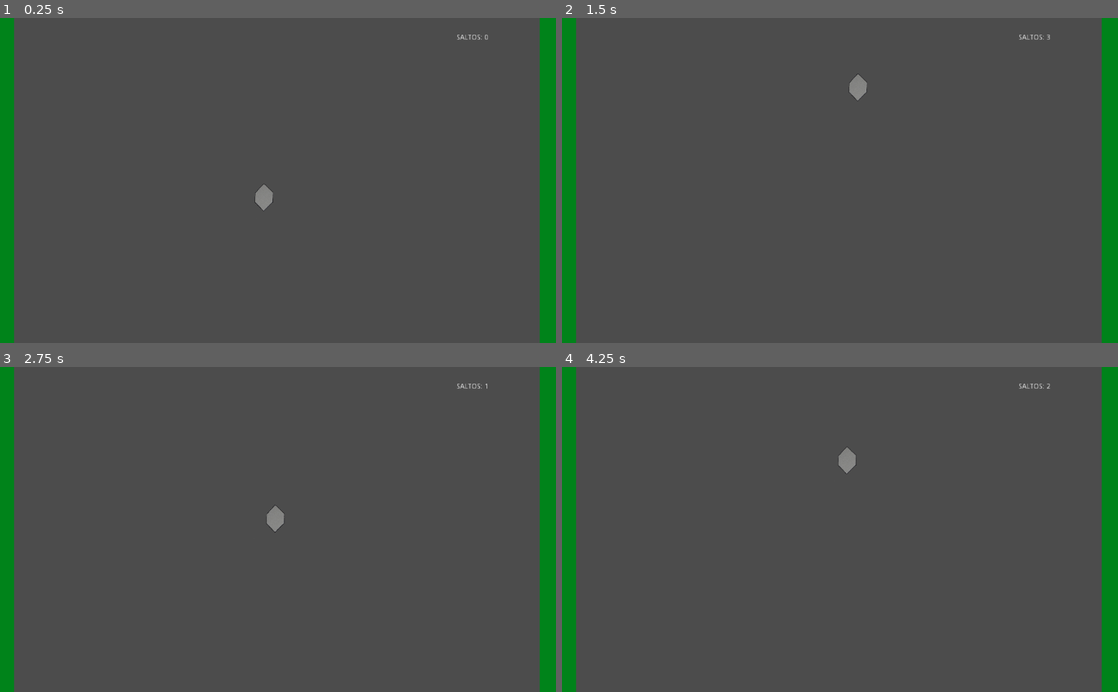
Above: before the commit, frames 1-4 (two rows, left to right).
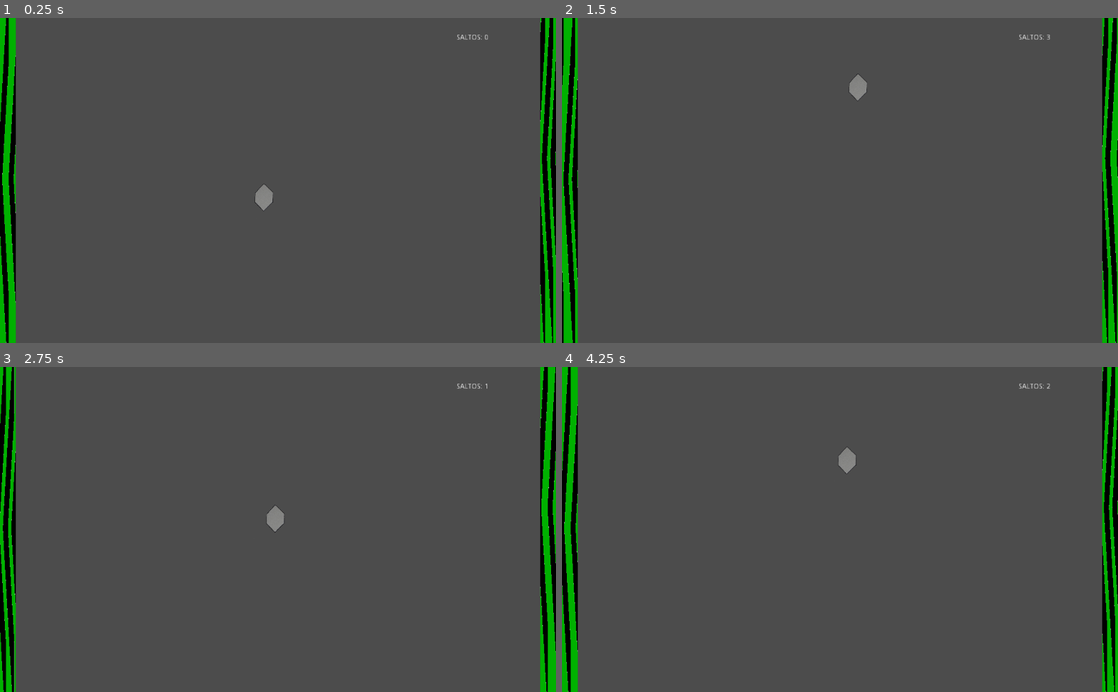
Above: after the commit, the same moments.

Repository: rustimacc/PROG3__TP05
Game: Godot game, scene res://Juego.tscn
Two runs of this game, one before a commit and one after it. Both use one fixed random seed, a clock stepped at 60 frames per second and the inputs below. The engine's default icon, where the game draws it, is replaced by a stand-in: a white triangle on a blue panel in a dark square.
Inputs (mouse positions are in pixels of both pictures, inside the frame that each line leads up to):
- Up to frame 1 (0.25 s): no input
- Up to frame 2 (1.5 s): move the mouse to (962, 164) at 0.52 s; tap R (reiniciar) at 0.6 s; click (962, 164) at 0.67 s; tap Space (salto) at 0.77 s; drag from (728, 196) to (845, 109) at 1.27 s
- Up to frame 3 (2.75 s): move the mouse to (333, 458) at 2.02 s; tap R (reiniciar) at 2.1 s; click (333, 458) at 2.17 s
- Up to frame 4 (4.25 s): drag from (812, 594) to (673, 480) at 2.77 s; move the mouse to (1006, 578) at 3.52 s; tap R (reiniciar) at 3.6 s; click (1006, 578) at 3.67 s; tap Space (salto) at 3.77 s

The runs differ from the first frame. In frame 1, 5.8% of the frame differs, in the area x 0-100%, y 0-100%; in frame 2, 5.8%; in frame 3, 5.8%; in frame 4, 5.8%.

Commit message:
Se agregó shader de cambio de dirección de las flechas

Diff:
--- a/pared.tscn
+++ b/pared.tscn
@@ -1,8 +1,23 @@
-[gd_scene load_steps=3 format=2]
+[gd_scene load_steps=5 format=2]
 
-[ext_resource path="res://grafico.png" type="Texture" id=1]
+[ext_resource path="res://Sprites/flechas 2.png" type="Texture" id=1]
 
-[sub_resource type="RectangleShape2D" id=1]
+[sub_resource type="Shader" id=4]
+code = "shader_type canvas_item;
+
+uniform vec2 dire=vec2(-1.0,0.0);
+uniform float vel=1;
+
+void fragment(){
+	COLOR=texture(TEXTURE,UV+(dire*TIME*vel));
+}"
+
+[sub_resource type="ShaderMaterial" id=5]
+shader = SubResource( 4 )
+shader_param/dire = Vector2( -1, 0 )
+shader_param/vel = 1.0
+
+[sub_resource type="RectangleShape2D" id=3]
 extents = Vector2( 24.8333, 375.361 )
 
 [node name="Pared" type="RigidBody2D" groups=[
@@ -11,8 +26,11 @@
 mode = 1
 
 [node name="Sprite" type="Sprite" parent="."]
-scale = Vector2( 0.5, 7.5 )
+material = SubResource( 5 )
+position = Vector2( 2.19809, -2.05805 )
+scale = Vector2( 0.0534352, 1.05819 )
 texture = ExtResource( 1 )
+flip_h = true
 
 [node name="Coll" type="CollisionShape2D" parent="."]
-shape = SubResource( 1 )
+shape = SubResource( 3 )
Binary file added: Sprites/flechas 2.png
Not shown, added: Sprites/flechas 2.png.import
Binary file added: Sprites/flechas.png
Not shown, added: Sprites/flechas.png.import
Not shown, added: export_presets.cfg
Binary file added: flechas.png
Not shown, added: flechas.png.import
